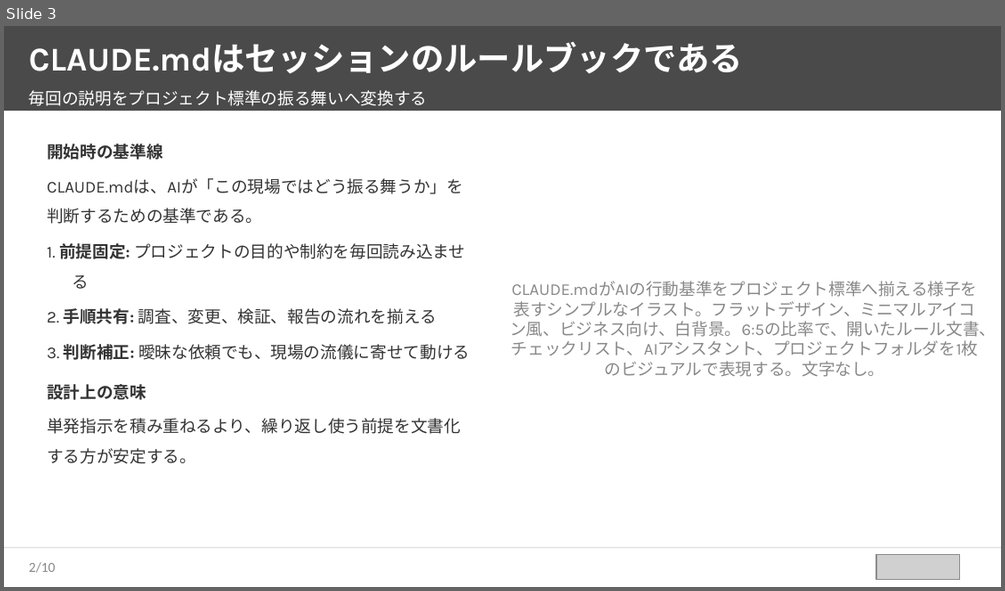
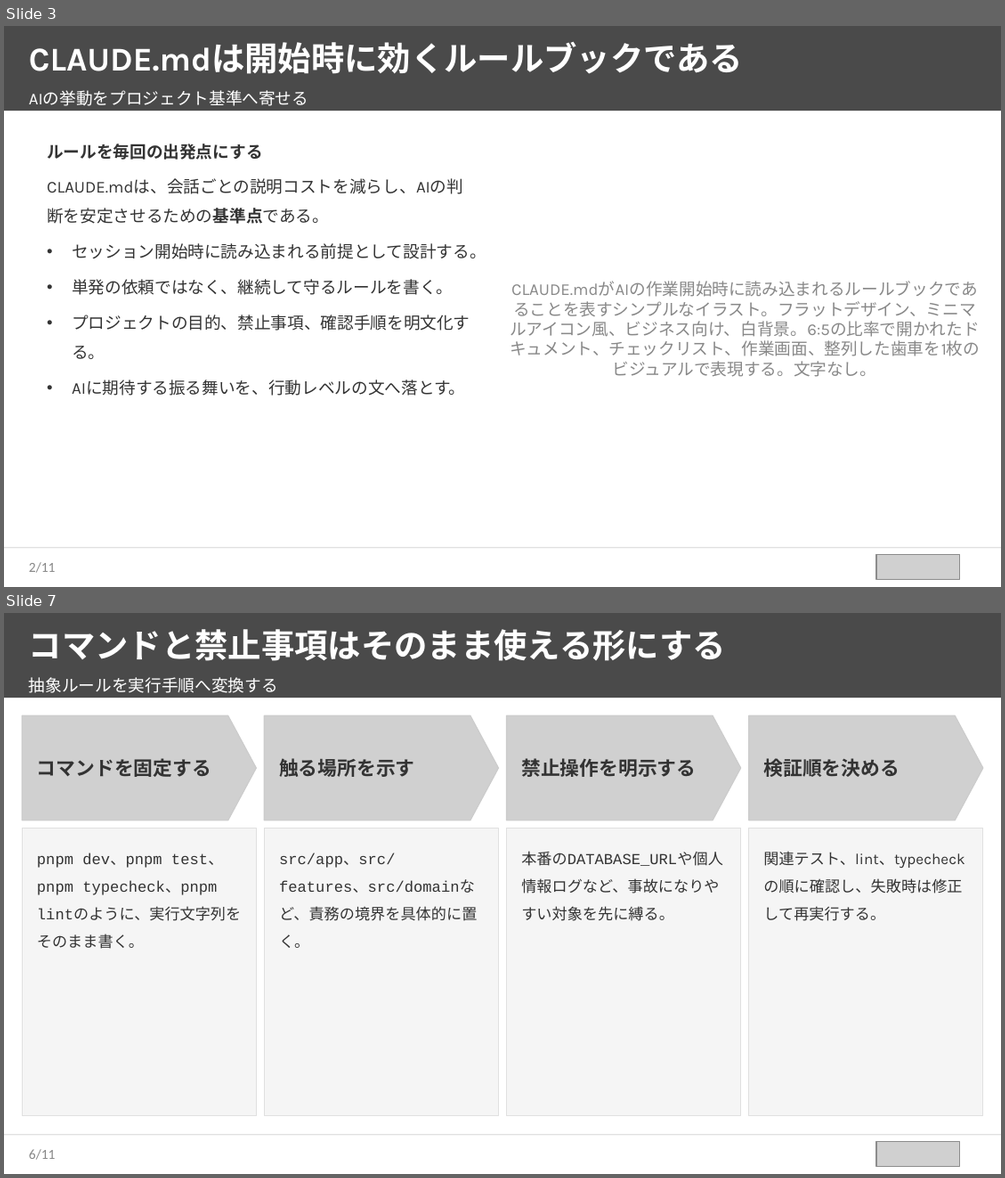
Before and after one commit to takuya109048/html2pptx, a slide deck: sample_source_deck.pptx. Shown one above the other, each under a label of ours: slide 3 before the commit, slides 3 and 7 after it; the slides between them are not shown. The pictures are 1005x591 and 1005x1178 pixels, drawn with LibreOffice and Linux fonts; fonts in the diff are those of the drawing; grey boxes stand for pictures. Boxes give left, top, right and bottom in pixels: in the first picture for what was removed or moved away, otherwise in the second. Text is boxed around its words. In the diff, an @@ line names an element or a change of style, - is before the commit and + after.

```diff
--- a/sample_source_deck.pptx
+++ b/sample_source_deck.pptx
@@ slide 7 added at [4, 613, 1001, 1174], background #FFFFFF @@
@@ rectangle added at [4, 613, 1001, 698], fill #4A4A4A @@
@@ text added at [29, 629, 726, 661], 24 pt, text #FFFFFF, bold @@
+コマンドと禁止事項はそのまま使える形にする
@@ text added at [29, 677, 278, 693], 12 pt, text #FFFFFF @@
+抽象ルールを実行手順へ変換する
@@ freeform shape added at [22, 715, 256, 820], fill #D0D0D0, outline #CCCCCC 0.75 pt @@
@@ freeform shape added at [264, 715, 499, 820], fill #D0D0D0, outline #CCCCCC 0.75 pt @@
@@ freeform shape added at [506, 715, 741, 820], fill #D0D0D0, outline #CCCCCC 0.75 pt @@
@@ freeform shape added at [749, 715, 983, 820], fill #D0D0D0, outline #CCCCCC 0.75 pt @@
@@ text added at [37, 758, 211, 777], 14 pt, text #333333, bold @@
+コマンドを固定する
@@ text added at [279, 758, 415, 777], 14 pt, text #333333, bold @@
+触る場所を示す
@@ text added at [521, 758, 696, 777], 14 pt, text #333333, bold @@
+禁止操作を明示する
@@ text added at [763, 758, 899, 777], 14 pt, text #333333, bold @@
+検証順を決める
@@ rectangle added at [22, 828, 256, 1117], fill #F5F5F5, outline #E0E0E0 0.75 pt @@
@@ text added at [37, 852, 241, 949], 11 pt, text #333333 @@
+pnpm dev、pnpm test、pnpm typecheck、pnpm lintのように、実行文字列をそのまま書く。
@@ rectangle added at [264, 828, 499, 1117], fill #F5F5F5, outline #E0E0E0 0.75 pt @@
@@ text added at [279, 852, 477, 948], 11 pt, text #333333 @@
+src/app、src/features、src/domainなど、責務の境界を具体的に置く。
@@ rectangle added at [506, 828, 741, 1117], fill #F5F5F5, outline #E0E0E0 0.75 pt @@
@@ text added at [521, 851, 723, 921], 11 pt, text #333333 @@
+本番のDATABASE_URLや個人情報ログなど、事故になりやすい対象を先に縛る。
@@ rectangle added at [749, 828, 983, 1117], fill #F5F5F5, outline #E0E0E0 0.75 pt @@
@@ text added at [763, 851, 964, 921], 11 pt, text #333333 @@
+関連テスト、lint、typecheckの順に確認し、失敗時は修正して再実行する。
@@ rectangle added at [4, 1134, 1001, 1135], fill #E0E0E0 @@
@@ picture added at [876, 1142, 959, 1167] @@
@@ page number added at [29, 1149, 56, 1159], 10 pt, text #888888 @@
+6/11
@@ slide 3 changed as well @@
@@ text at [29, 42, 743, 74]: text changed @@
-CLAUDE.mdはセッションのルールブックである
+CLAUDE.mdは開始時に効くルールブックである
@@ text at [29, 90, 308, 106]: text changed @@
-毎回の説明をプロジェクト標準の振る舞いへ変換する
+AIの挙動をプロジェクト基準へ寄せる
@@ text at [47, 143, 486, 395]: text changed @@
-開始時の基準線
-CLAUDE.mdは、AIが「この現場ではどう振る舞うか」を判断するための基準である。
-1. 前提固定: プロジェクトの目的や制約を毎回読み込ませる
-2. 手順共有: 調査、変更、検証、報告の流れを揃える
-3. 判断補正: 曖昧な依頼でも、現場の流儀に寄せて動ける
-設計上の意味
-単発指示を積み重ねるより、繰り返し使う前提を文書化する方が安定する。
+ルールを毎回の出発点にする
+CLAUDE.mdは、会話ごとの説明コストを減らし、AIの判断を安定させるための基準点である。
+• セッション開始時に読み込まれる前提として設計する。
+• 単発の依頼ではなく、継続して守るルールを書く。
+• プロジェクトの目的、禁止事項、確認手順を明文化する。
+• AIに期待する振る舞いを、行動レベルの文へ落とす。
@@ text at [510, 281, 979, 377]: text changed @@
-CLAUDE.mdがAIの行動基準をプロジェクト標準へ揃える様子を表すシンプルなイラスト。フラットデザイン、ミニマルアイコン風、ビジネス向け、白背景。6:5の比率で、開いたルール文書、チェックリスト、AIアシスタント、プロジェクトフォルダを1枚のビジュアルで表現する。文字なし。
+CLAUDE.mdがAIの作業開始時に読み込まれるルールブックであることを表すシンプルなイラスト。フラットデザイン、ミニマルアイコン風、ビジネス向け、白背景。6:5の比率で開かれたドキュメント、チェックリスト、作業画面、整列した歯車を1枚のビジュアルで表現する。文字なし。
@@ page number at [29, 562, 56, 572]: text changed @@
-2/10
+2/11
```
Also in this commit, not shown: 8 other slides changed, 1 other slide added, 1 slide removed, 2 other files.
